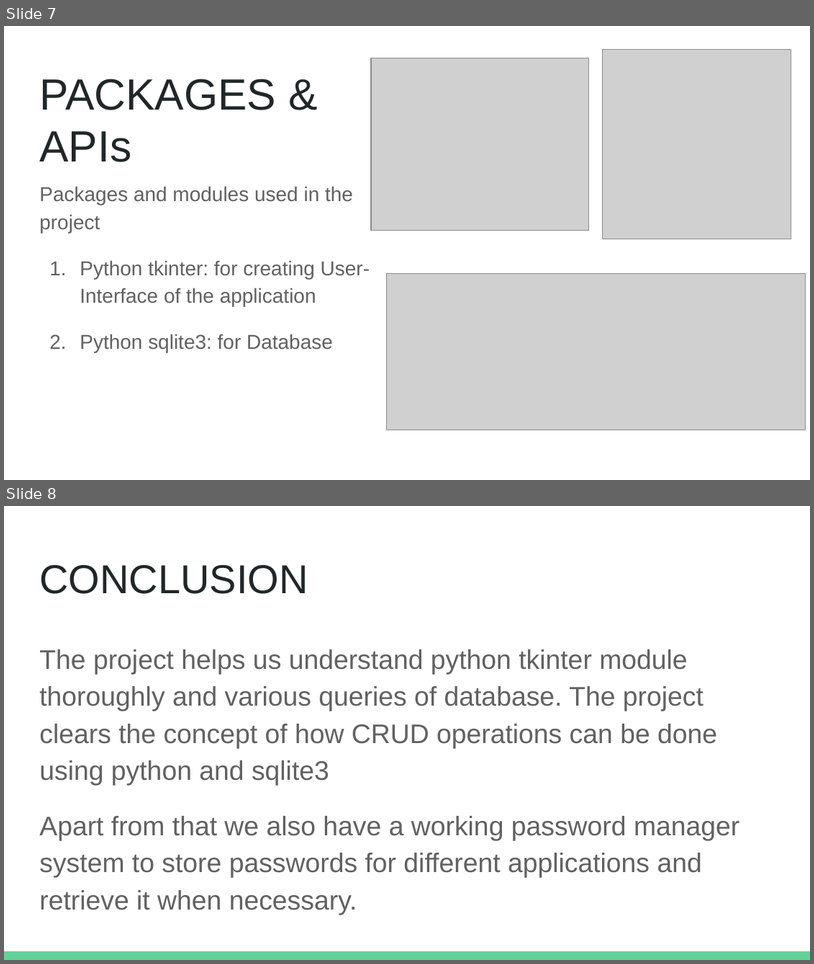
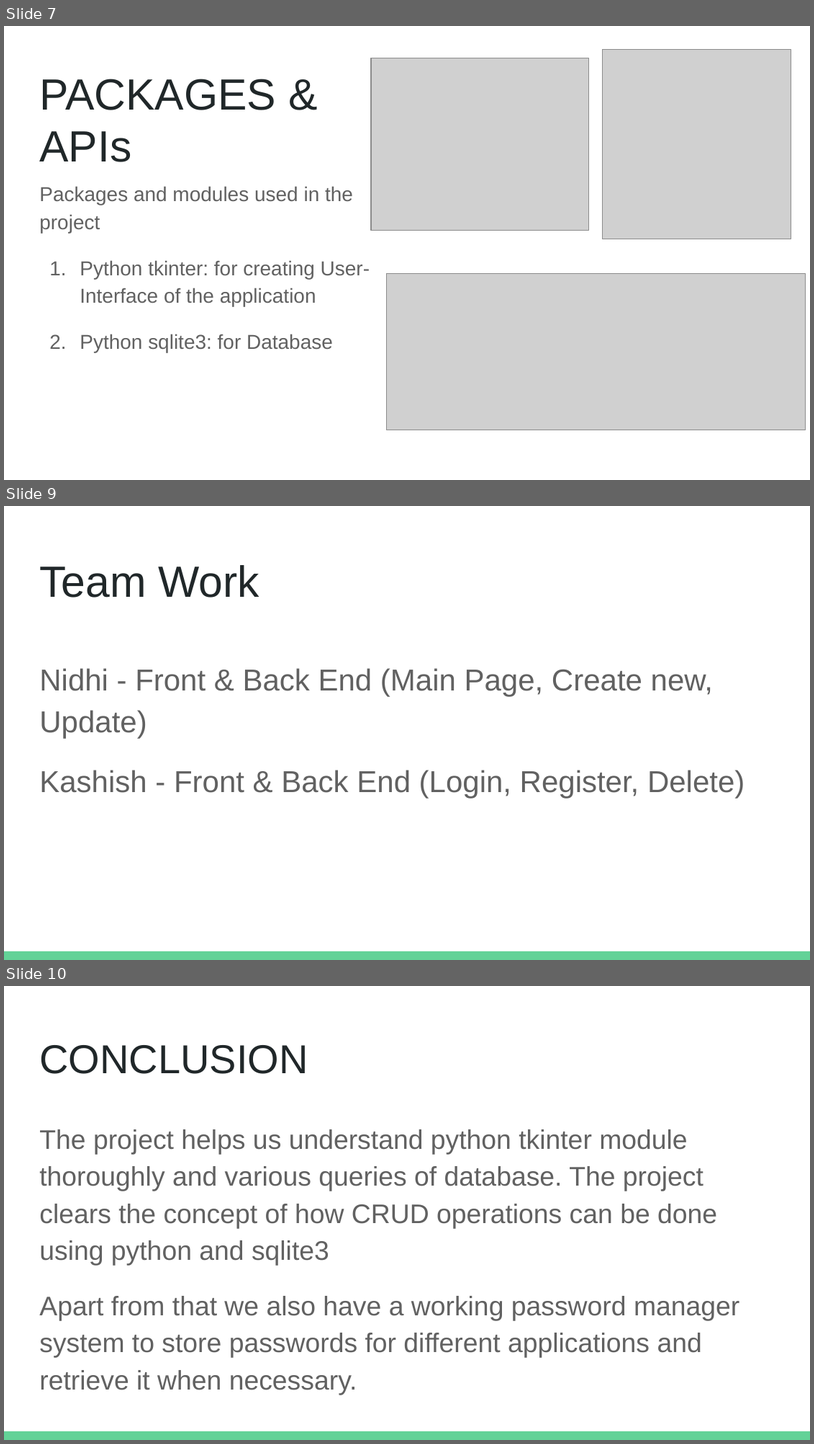
Before and after one commit to NidhiBhanushali3701/KeyBase, a slide deck: PY MP PPT.pptx. Shown one above the other, each under a label of ours: slides 7 and 8 before the commit, slides 7, 9 and 10 after it; the slides between them are not shown. The pictures are 814x964 and 814x1444 pixels, drawn with LibreOffice and Linux fonts; fonts in the diff are those of the drawing; grey boxes stand for pictures. Boxes give left, top, right and bottom in pixels: in the first picture for what was removed or moved away, otherwise in the second. Text is boxed around its words. In the diff, an @@ line names an element or a change of style, - is before the commit and + after.

```diff
--- a/PY MP PPT.pptx
+++ b/PY MP PPT.pptx
@@ slide 9 added at (x1=4, y1=506, x2=810, y2=960), background #FFFFFF; not listed: 1 template element that a slide beside it also shows @@
@@ title added at (x1=39, y1=565, x2=259, y2=597), 39 pt, text #202729 @@
+Team Work
@@ text added at (x1=39, y1=668, x2=745, y2=798), 27 pt, text #616161 @@
+Nidhi - Front & Back End (Main Page, Create new, Update)
+Kashish - Front & Back End (Login, Register, Delete)
@@ what was slide 8 is now slide 10 @@
```
Also in this commit, not shown: 1 slide changed, 2 other slides added, 1 slide removed, 1 other file.
